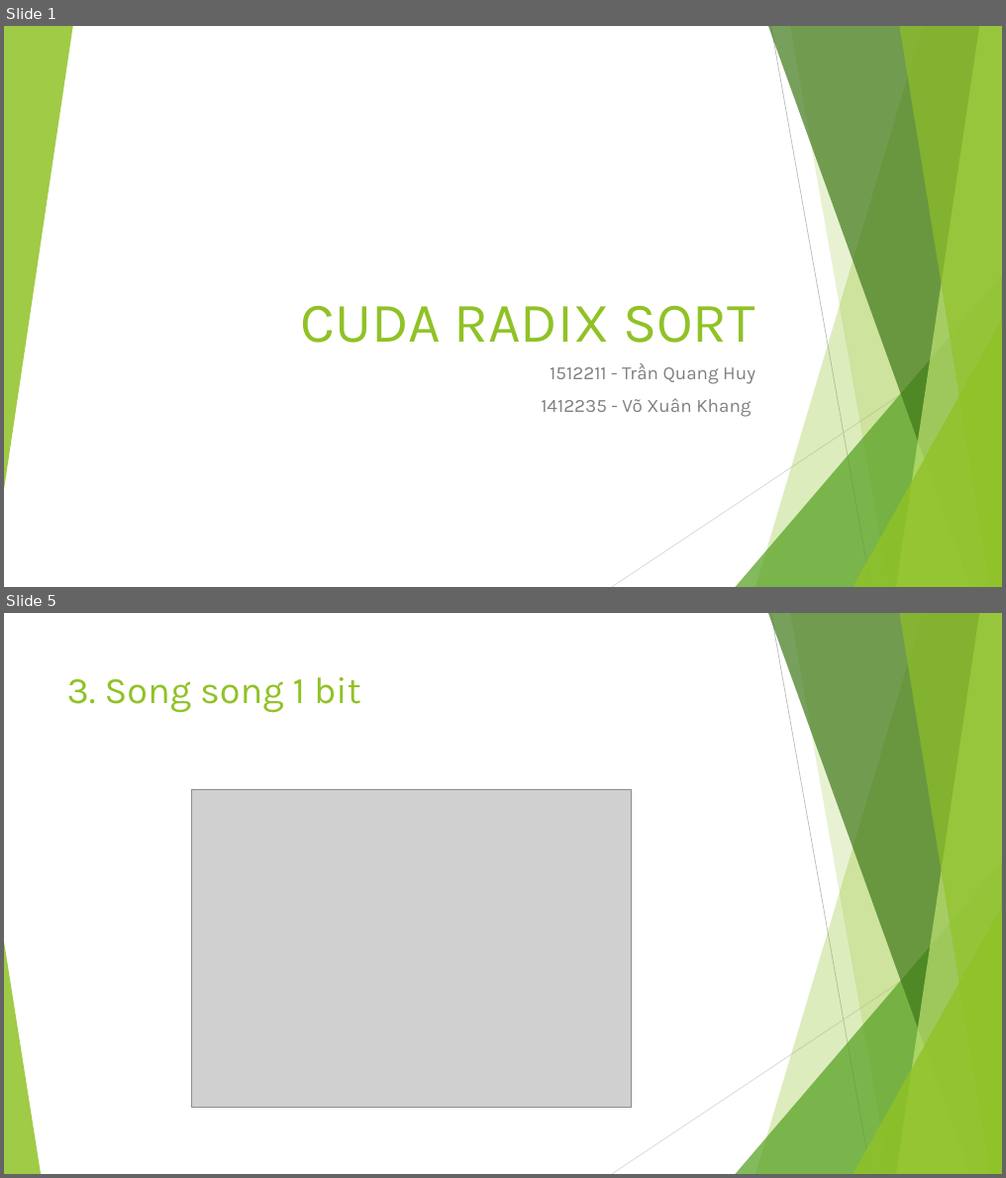
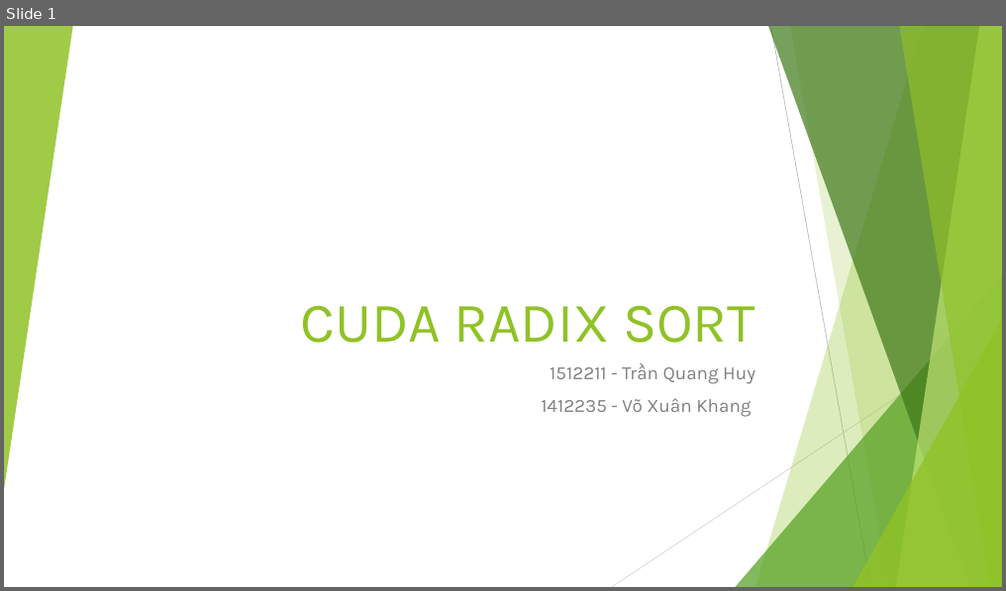
Before and after one commit to tranquanghuy097/GPU_Radix_Sort, a slide deck: 1512211-1412235.pptx. Shown one above the other, each under a label of ours: slides 1 and 5 before the commit, slide 1 after it; the slides between them are not shown. The pictures are 1006x1178 and 1006x591 pixels, drawn with LibreOffice and Linux fonts; fonts in the diff are those of the drawing; grey boxes stand for pictures. Boxes give left, top, right and bottom in pixels: in the first picture for what was removed or moved away, otherwise in the second. Text is boxed around its words. In the diff, an @@ line names an element or a change of style, - is before the commit and + after.

```diff
--- a/1512211-1412235.pptx
+++ b/1512211-1412235.pptx
@@ slide 5 removed at bbox=[4, 613, 1002, 1174], background #FFFFFF; not listed: 9 template elements that a slide beside it also shows @@
@@ title removed at bbox=[67, 677, 361, 713] @@
-3. Song song 1 bit
@@ picture removed at bbox=[191, 789, 632, 1107] @@
@@ triangle removed at bbox=[4, 942, 41, 1174] @@
```
Also in this commit, not shown: 13 slides changed, 1 slide added, 11 other slides removed, 59 other files.
